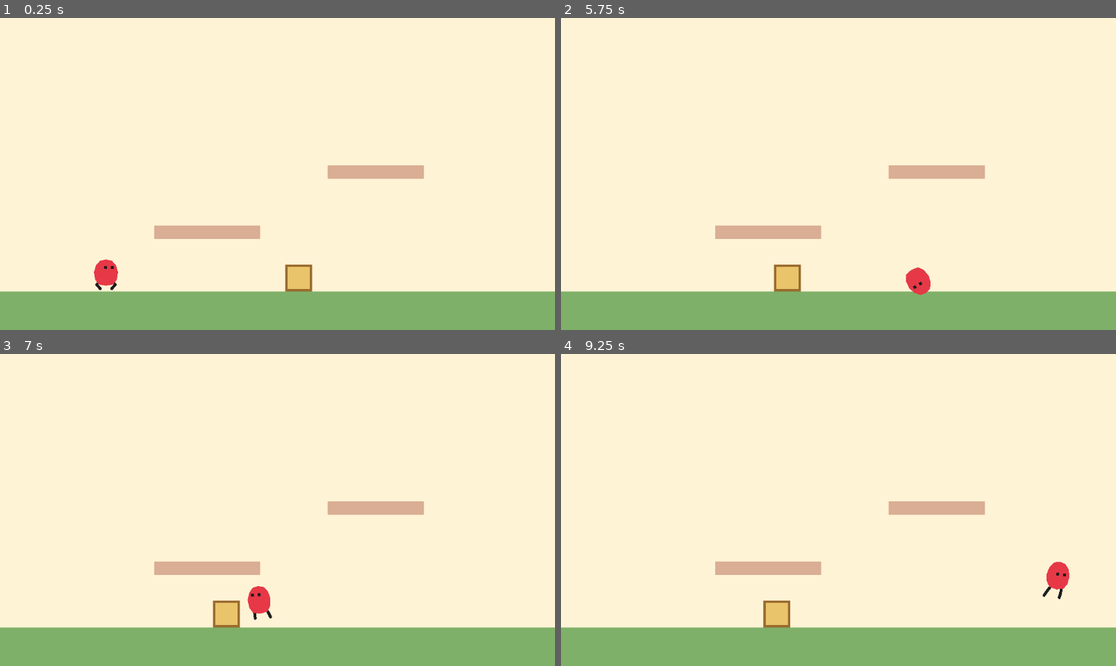
Above: before the commit, frames 1-4 (two rows, left to right).
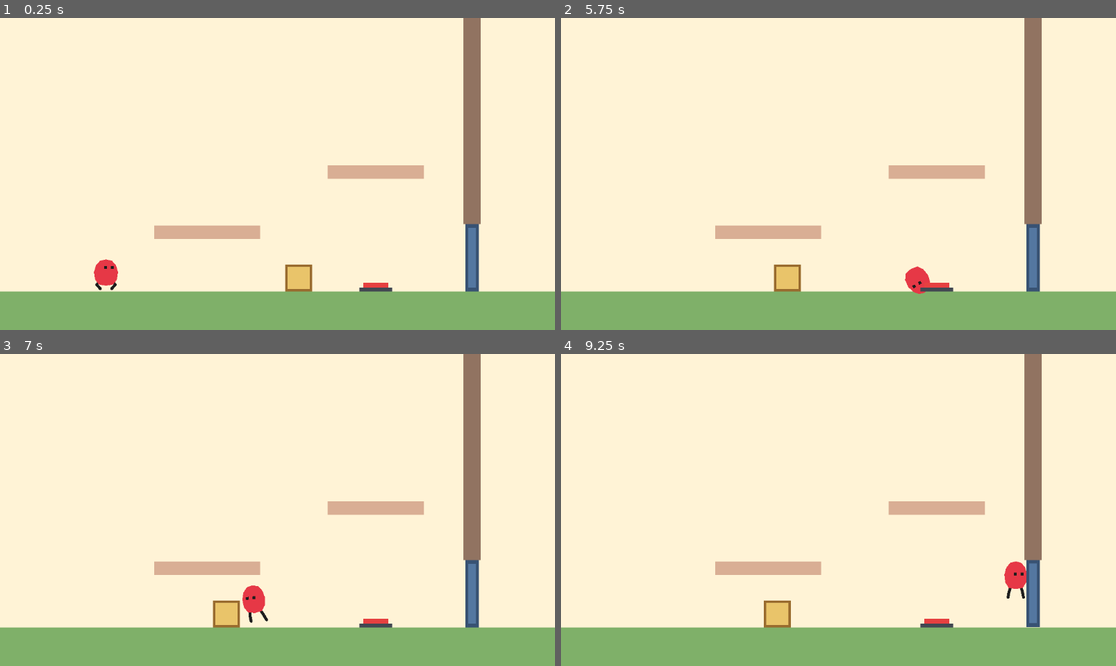
Above: after the commit, the same moments.

Repository: jberrozpe/PikuClon
Game: Godot game, scene res://escenas/nivel_prueba.tscn
Two runs of this game, one before a commit and one after it. Both use one fixed random seed, a clock stepped at 60 frames per second and the inputs below.
Inputs:
- Up to frame 1 (0.25 s): no input
- Up to frame 2 (5.75 s): tap Enter at 0.5 s; hold S (agacharse) 0.53-1.28 s; hold D (mover_derecha) 0.53-2.03 s; tap W (saltar) at 0.77, 1.52, 3.02, 3.77, 4.52 s; tap E (patada) at 1.35, 3.6 s; hold A (mover_izquierda) 2.03-2.78 s; tap Space at 2.1, 4.35 s; hold D (mover_derecha) 2.78-4.28 s; tap S (agacharse) at 2.85 s; hold A (mover_izquierda) 4.28-5.03 s; hold D (mover_derecha) from 5.03 s (still down); hold S (agacharse) from 5.03 s (still down)
- Up to frame 3 (7 s): release D (mover_derecha) at 5.78 s; release S (agacharse) at 5.78 s; hold A (mover_izquierda) from 5.78 s (still down); tap E (patada) at 5.85 s; tap W (saltar) at 6.02, 6.77 s; tap Space at 6.6 s
- Up to frame 4 (9.25 s): release A (mover_izquierda) at 7.28 s; hold D (mover_derecha) from 7.28 s (still down); tap S (agacharse) at 7.35 s; tap W (saltar) at 7.52, 9.02 s; tap E (patada) at 8.1 s; tap Space at 8.85 s

The runs differ from the first frame. In frame 1, 2.8% of the frame differs, in the area x 64-87%, y 0-88%; in frame 2, 2.8%; in frame 3, 3.0%; in frame 4, 3.5%, in the area x 36-92%, y 0-88%.

Commit message:
Fase 5: añadir interruptor de suelo, puerta y puzle en nivel_prueba

Diff:
--- /dev/null
+++ b/PikuClon/escenas/interruptor.tscn
@@ -0,0 +1,33 @@
+[gd_scene load_steps=3 format=3]
+
+[ext_resource type="Script" path="res://scripts/interruptor.gd" id="1_interruptor"]
+
+[sub_resource type="RectangleShape2D" id="RectangleShape2D_zona"]
+size = Vector2(54, 20)
+
+[node name="Interruptor" type="Node2D"]
+script = ExtResource("1_interruptor")
+
+[node name="Tapa" type="ColorRect" parent="."]
+offset_left = -26.0
+offset_top = -18.0
+offset_right = 26.0
+offset_bottom = -6.0
+color = Color(0.901961, 0.25098, 0.25098, 1)
+
+[node name="Base" type="ColorRect" parent="."]
+offset_left = -34.0
+offset_top = -8.0
+offset_right = 34.0
+color = Color(0.258824, 0.278431, 0.321569, 1)
+
+[node name="BaseColision" type="StaticBody2D" parent="."]
+
+[node name="CollisionPolygon2D" type="CollisionPolygon2D" parent="BaseColision"]
+polygon = PackedVector2Array(-36, 0, -28, -7, 28, -7, 36, 0)
+
+[node name="ZonaDeteccion" type="Area2D" parent="."]
+position = Vector2(0, -14)
+
+[node name="CollisionShape2D" type="CollisionShape2D" parent="ZonaDeteccion"]
+shape = SubResource("RectangleShape2D_zona")
--- a/PikuClon/escenas/nivel_prueba.tscn
+++ b/PikuClon/escenas/nivel_prueba.tscn
@@ -1,6 +1,8 @@
-[gd_scene load_steps=10 format=3]
+[gd_scene load_steps=13 format=3]
 
 [ext_resource type="Script" path="res://scripts/jugador.gd" id="1_jugador"]
+[ext_resource type="PackedScene" path="res://escenas/interruptor.tscn" id="2_interruptor"]
+[ext_resource type="PackedScene" path="res://escenas/puerta.tscn" id="3_puerta"]
 
 [sub_resource type="RectangleShape2D" id="RectangleShape2D_suelo"]
 size = Vector2(1152, 80)
@@ -13,6 +15,9 @@
 
 [sub_resource type="RectangleShape2D" id="RectangleShape2D_plat_alta"]
 size = Vector2(200, 28)
+
+[sub_resource type="RectangleShape2D" id="RectangleShape2D_pared_puerta"]
+size = Vector2(36, 428)
 
 [sub_resource type="RectangleShape2D" id="RectangleShape2D_caja"]
 size = Vector2(56, 56)
@@ -161,3 +166,25 @@
 [node name="EfectoPatada" type="Polygon2D" parent="Jugador/ZonaPatada"]
 color = Color(1, 0.85, 0.3, 0.85)
 polygon = PackedVector2Array(-6, -12, 16, -6, 6, 0, 18, 10, -4, 12)
+
+[node name="Interruptor" parent="." instance=ExtResource("2_interruptor")]
+position = Vector2(780, 568)
+
+[node name="Puerta" parent="." instance=ExtResource("3_puerta")]
+position = Vector2(980, 568)
+
+[node name="ParedEncimaPuerta" type="StaticBody2D" parent="."]
+position = Vector2(980, 214)
+
+[node name="CollisionShape2D" type="CollisionShape2D" parent="ParedEncimaPuerta"]
+shape = SubResource("RectangleShape2D_pared_puerta")
+
+[node name="Visual" type="ColorRect" parent="ParedEncimaPuerta"]
+offset_left = -18.0
+offset_top = -214.0
+offset_right = 18.0
+offset_bottom = 214.0
+color = Color(0.568627, 0.45098, 0.380392, 1)
+
+[connection signal="activado" from="Interruptor" to="Puerta" method="abrir"]
+[connection signal="desactivado" from="Interruptor" to="Puerta" method="cerrar"]
--- /dev/null
+++ b/PikuClon/escenas/puerta.tscn
@@ -0,0 +1,29 @@
+[gd_scene load_steps=3 format=3]
+
+[ext_resource type="Script" path="res://scripts/puerta.gd" id="1_puerta"]
+
+[sub_resource type="RectangleShape2D" id="RectangleShape2D_puerta"]
+size = Vector2(28, 140)
+
+[node name="Puerta" type="Node2D"]
+script = ExtResource("1_puerta")
+
+[node name="CuerpoPuerta" type="AnimatableBody2D" parent="."]
+sync_to_physics = false
+
+[node name="CollisionShape2D" type="CollisionShape2D" parent="CuerpoPuerta"]
+position = Vector2(0, -70)
+shape = SubResource("RectangleShape2D_puerta")
+
+[node name="Visual" type="ColorRect" parent="CuerpoPuerta"]
+offset_left = -14.0
+offset_top = -140.0
+offset_right = 14.0
+color = Color(0.219608, 0.321569, 0.45098, 1)
+
+[node name="Detalle" type="ColorRect" parent="CuerpoPuerta"]
+offset_left = -8.0
+offset_top = -132.0
+offset_right = 8.0
+offset_bottom = -8.0
+color = Color(0.329412, 0.466667, 0.627451, 1)
--- /dev/null
+++ b/PikuClon/scripts/interruptor.gd
@@ -0,0 +1,61 @@
+extends Node2D
+
+signal activado
+signal desactivado
+signal estado_cambiado(esta_activo: bool)
+
+@export var color_reposo: Color = Color(0.901961, 0.25098, 0.25098, 1.0)
+@export var color_activo: Color = Color(0.25098, 0.819608, 0.45098, 1.0)
+@export var hundimiento: float = 7.0
+@export var velocidad_animacion: float = 14.0
+
+var _cuerpos_encima: Array[Node2D] = []
+var _esta_activo: bool = false
+var _pos_y_inicial: float = 0.0
+
+@onready var tapa: ColorRect = $Tapa
+@onready var zona_deteccion: Area2D = $ZonaDeteccion
+
+
+func _ready() -> void:
+	_pos_y_inicial = tapa.position.y
+	tapa.color = color_reposo
+	zona_deteccion.body_entered.connect(_on_body_entered)
+	zona_deteccion.body_exited.connect(_on_body_exited)
+
+
+func _process(delta: float) -> void:
+	var factor := clampf(velocidad_animacion * delta, 0.0, 1.0)
+	var pos_objetivo := _pos_y_inicial + (hundimiento if _esta_activo else 0.0)
+	tapa.position.y = lerpf(tapa.position.y, pos_objetivo, factor)
+
+	var color_objetivo := color_activo if _esta_activo else color_reposo
+	tapa.color = tapa.color.lerp(color_objetivo, factor)
+
+
+func _on_body_entered(body: Node2D) -> void:
+	if _es_cuerpo_valido(body) and not _cuerpos_encima.has(body):
+		_cuerpos_encima.append(body)
+		_actualizar_estado()
+
+
+func _on_body_exited(body: Node2D) -> void:
+	if _cuerpos_encima.has(body):
+		_cuerpos_encima.erase(body)
+		_actualizar_estado()
+
+
+func _es_cuerpo_valido(body: Node2D) -> bool:
+	return body is CharacterBody2D or body is RigidBody2D
+
+
+func _actualizar_estado() -> void:
+	_cuerpos_encima = _cuerpos_encima.filter(func(c: Node2D) -> bool: return is_instance_valid(c))
+	var nuevo_estado := _cuerpos_encima.size() > 0
+	if nuevo_estado != _esta_activo:
+		_esta_activo = nuevo_estado
+		estado_cambiado.emit(_esta_activo)
+		if _esta_activo:
+			activado.emit()
+		else:
+			desactivado.emit()
--- /dev/null
+++ b/PikuClon/scripts/puerta.gd
@@ -0,0 +1,37 @@
+extends Node2D
+
+@export var altura_apertura: float = 140.0
+@export var velocidad_apertura: float = 6.0
+@export var abierta_por_defecto: bool = false
+
+var esta_abierta: bool = false
+var _posicion_cerrada: Vector2 = Vector2.ZERO
+var _posicion_abierta: Vector2 = Vector2.ZERO
+
+@onready var cuerpo_puerta: AnimatableBody2D = $CuerpoPuerta
+
+
+func _ready() -> void:
+	_posicion_cerrada = cuerpo_puerta.position
+	_posicion_abierta = _posicion_cerrada + Vector2(0.0, -altura_apertura)
+	esta_abierta = abierta_por_defecto
+	if esta_abierta:
+		cuerpo_puerta.position = _posicion_abierta
+
+
+func _physics_process(delta: float) -> void:
+	var objetivo := _posicion_abierta if esta_abierta else _posicion_cerrada
+	var factor := clampf(velocidad_apertura * delta, 0.0, 1.0)
+	cuerpo_puerta.position = cuerpo_puerta.position.lerp(objetivo, factor)
+
+
+func abrir() -> void:
+	esta_abierta = true
+
+
+func cerrar() -> void:
+	esta_abierta = false
+
+
+func establecer_abierta(abierta: bool) -> void:
+	esta_abierta = abierta
